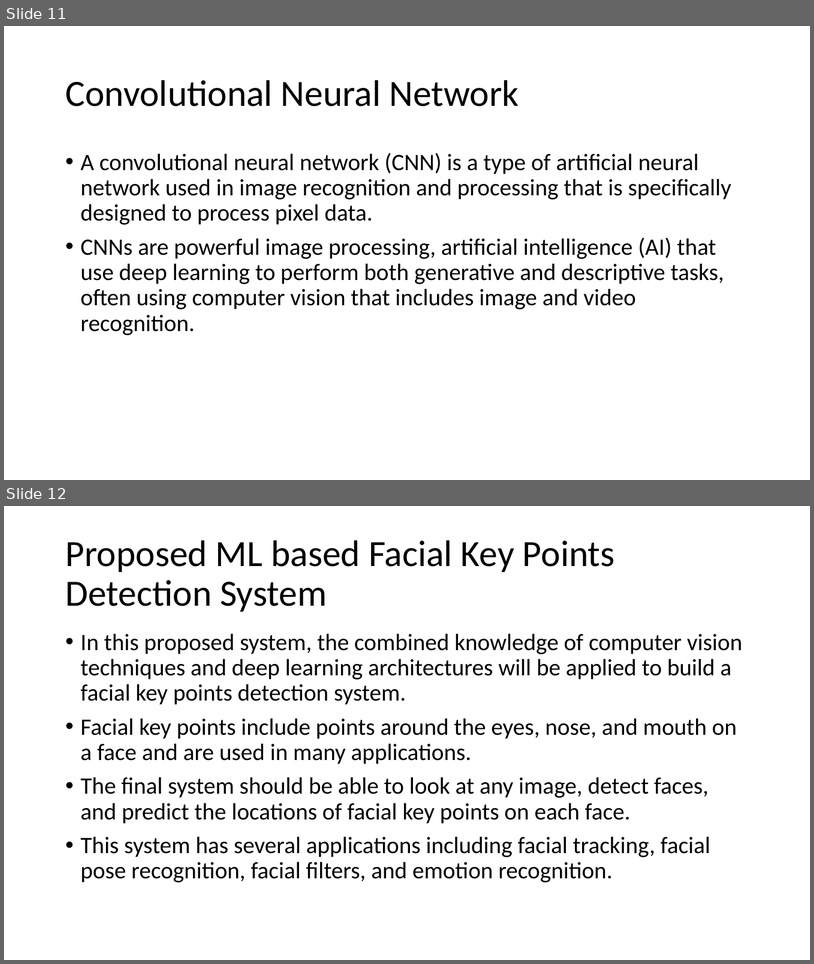
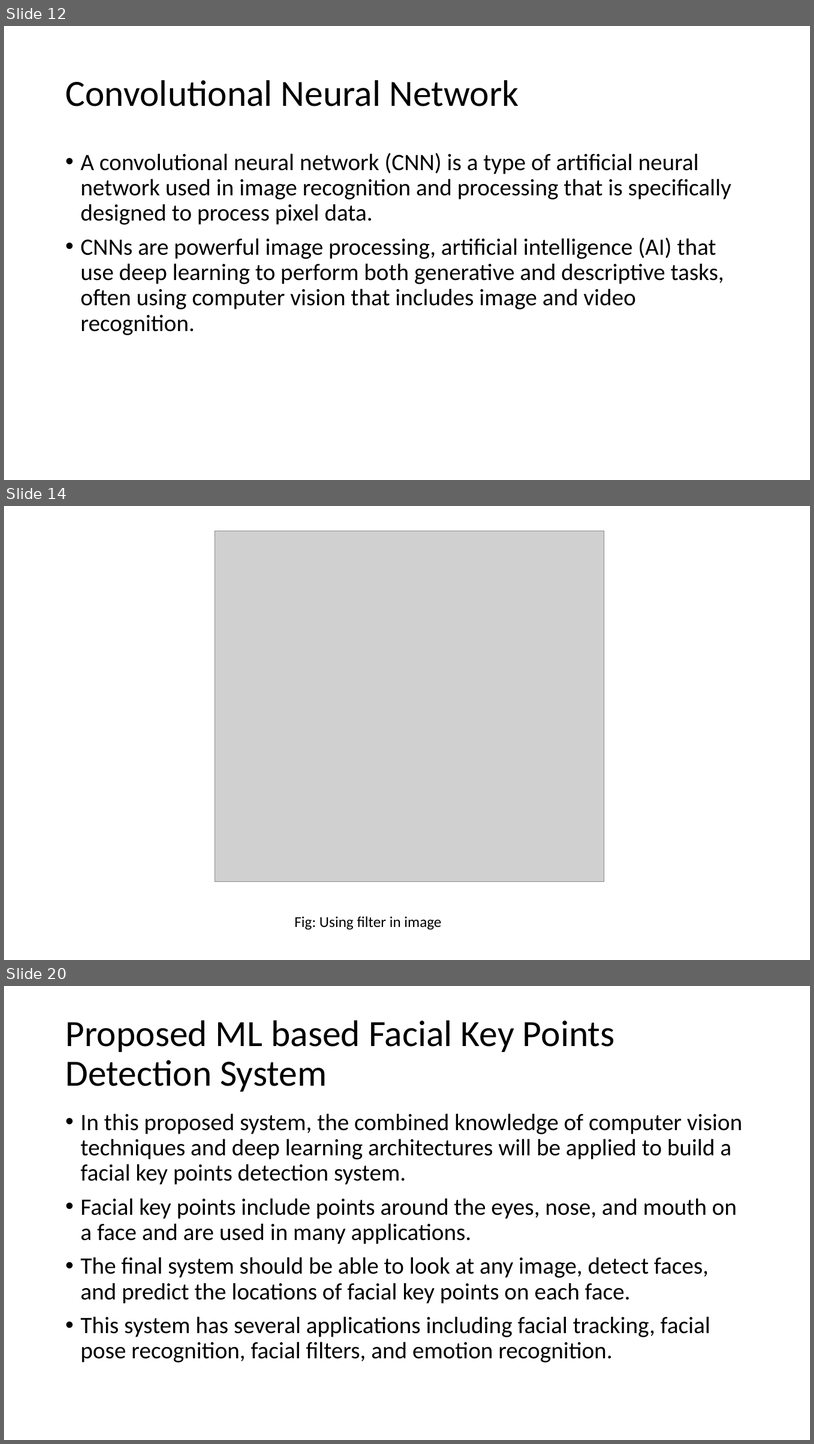
Before and after one commit to IkramulMurad/Face-detection, a slide deck: Book/Facial Key-points Detection.pptx. Shown one above the other, each under a label of ours: slides 11 and 12 before the commit, slides 12, 14 and 20 after it; the slides between them are not shown. The pictures are 814x964 and 814x1444 pixels, drawn with LibreOffice and Linux fonts; fonts in the diff are those of the drawing; grey boxes stand for pictures. Boxes give left, top, right and bottom in pixels: in the first picture for what was removed or moved away, otherwise in the second. Text is boxed around its words. In the diff, an @@ line names an element or a change of style, - is before the commit and + after.

```diff
--- a/Book/Facial Key-points Detection.pptx
+++ b/Book/Facial Key-points Detection.pptx
@@ slide 14 added at (4, 506, 810, 960), background #FFFFFF @@
@@ picture added at (215, 531, 605, 882) @@
@@ text added at (294, 916, 441, 930), 18 pt, text #000000 @@
+Fig: Using filter in image
@@ what was slide 11 is now slide 12 @@
@@ what was slide 12 is now slide 20 @@
```
Also in this commit, not shown: 8 other slides added.
